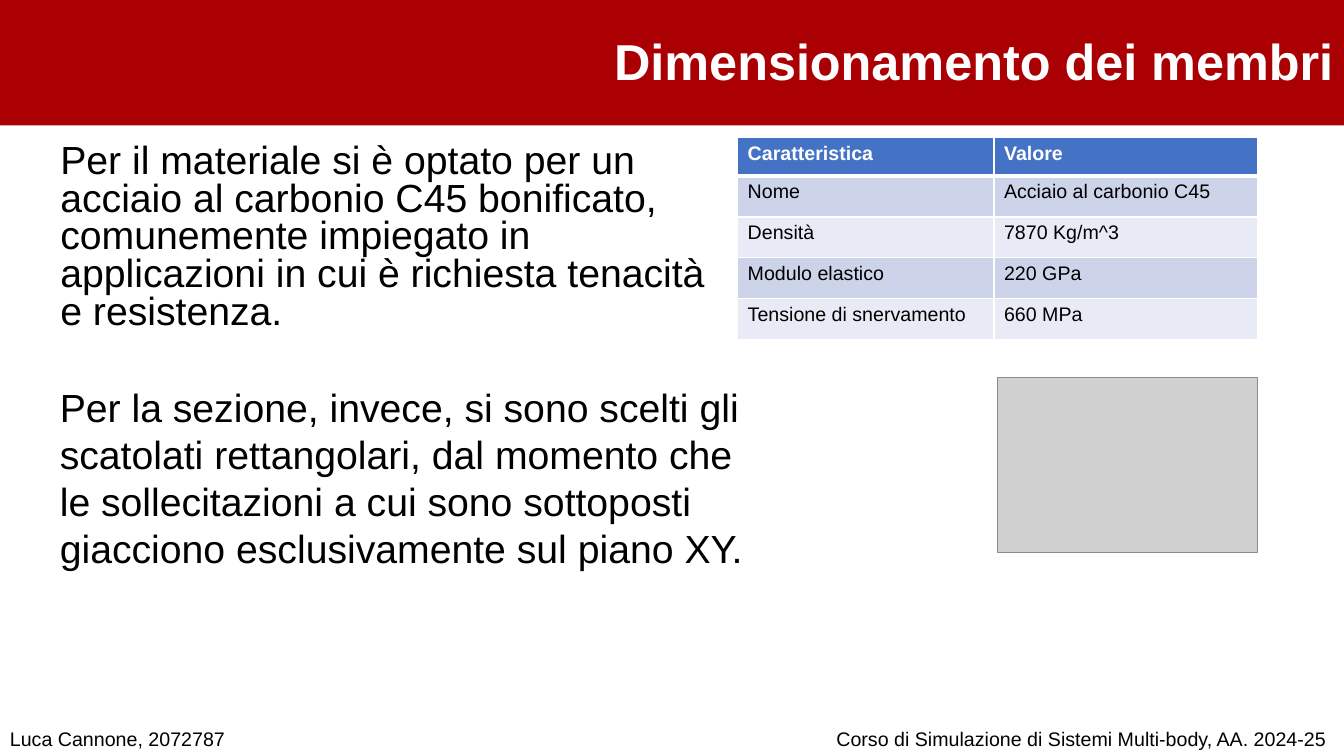
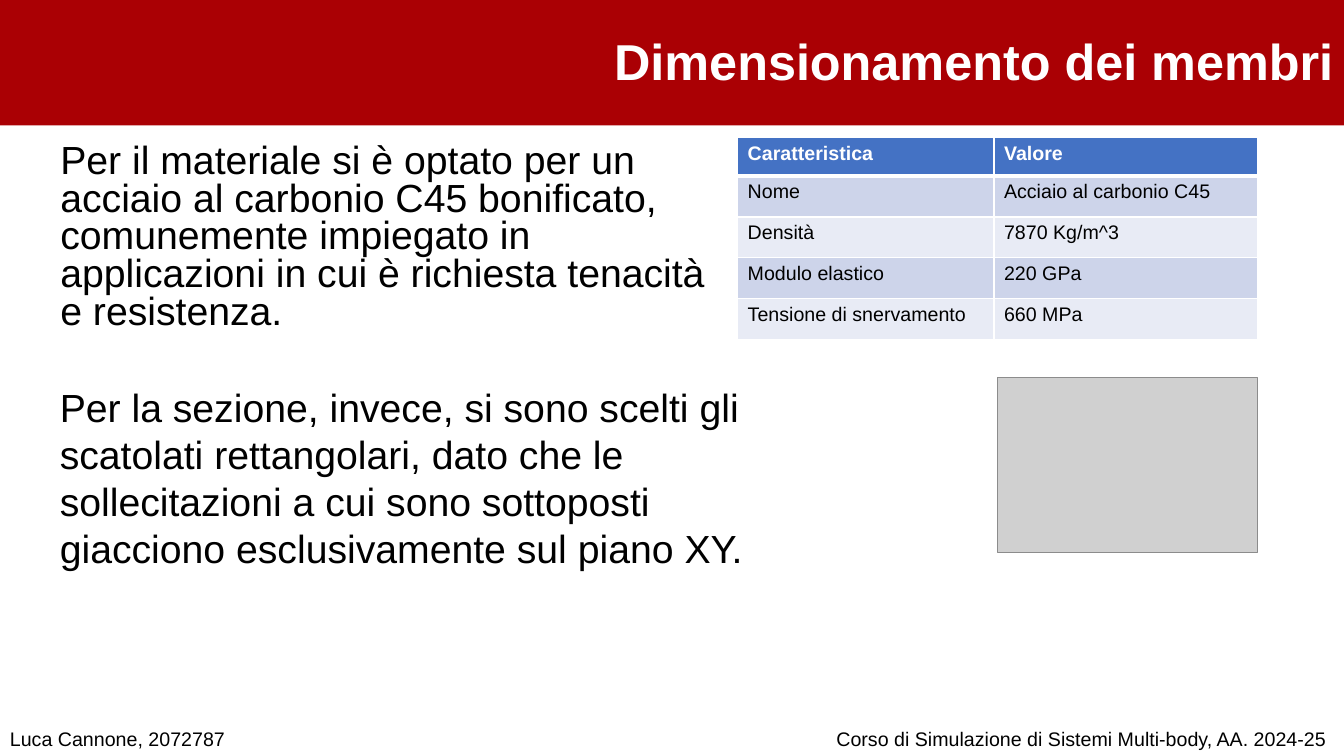
Before and after one commit to cannoneluca/Progetto_Simulazione_MultiBody, a slide deck: slide 13 of Presentazione .pptx. Drawn at 1344x756 pixels with LibreOffice and Linux fonts; fonts in the diff are those of the drawing; grey boxes stand for pictures; background and template pictures are left out. Boxes give left, top, right and bottom in pixels: in the first picture for what was removed or moved away, otherwise in the second. Text is boxed around its words. In the diff, an @@ line names an element or a change of style, - is before the commit and + after.

```diff
--- a/Presentazione .pptx
+++ b/Presentazione .pptx
@@ text at [60,393,743,571]: text changed @@
-Per la sezione, invece, si sono scelti gli scatolati rettangolari, dal momento che le sollecitazioni a cui sono sottoposti giacciono esclusivamente sul piano XY.
+Per la sezione, invece, si sono scelti gli scatolati rettangolari, dato che le sollecitazioni a cui sono sottoposti giacciono esclusivamente sul piano XY.
```
Also in this commit, not shown: 18 other slides changed, 1 slide added, 1 slide removed.
